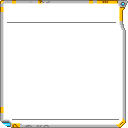
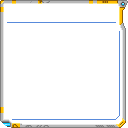
Two versions of the same layered image (128x128). Layer-by-layer changes:
"Line": opacity 50% → 100%, painted on it over [left=7, top=22, right=120, bottom=120]
painted on "Frame" over [left=21, top=21, right=126, bottom=127]
